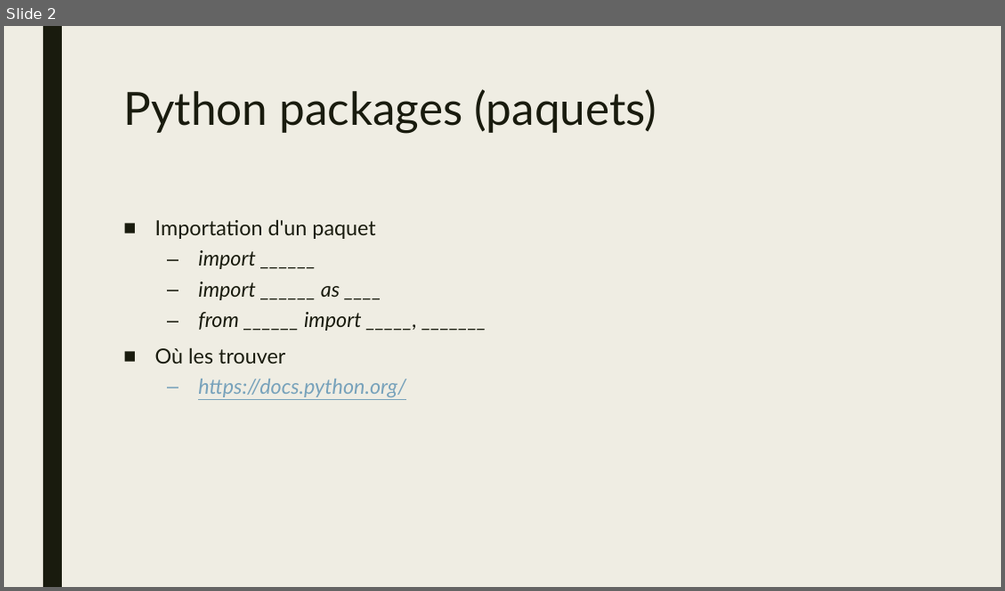
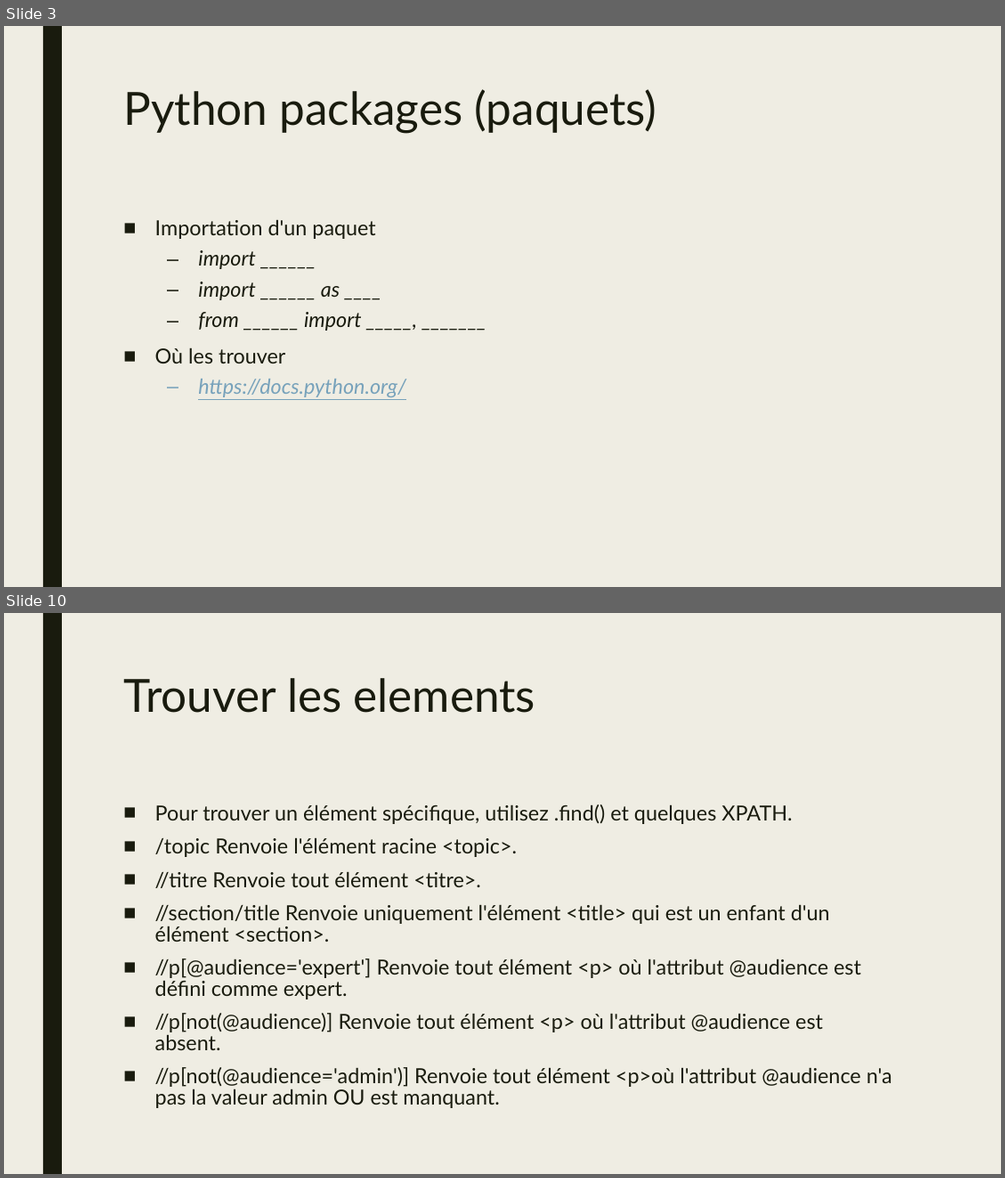
Before and after one commit to jamesgawley/xml, a slide deck: atelier_xml.pptx. Shown one above the other, each under a label of ours: slide 2 before the commit, slides 3 and 10 after it; the slides between them are not shown. The pictures are 1005x591 and 1005x1178 pixels, drawn with LibreOffice and Linux fonts; fonts in the diff are those of the drawing. Boxes give left, top, right and bottom in pixels: in the first picture for what was removed or moved away, otherwise in the second. Text is boxed around its words. In the diff, an @@ line names an element or a change of style, - is before the commit and + after.

Commit message:
Update pptx

```diff
--- a/atelier_xml.pptx
+++ b/atelier_xml.pptx
@@ slide 10 added at (4, 613, 1001, 1174), background #EFEDE3; not listed: 1 template element that a slide beside it also shows @@
@@ title added at (123, 678, 535, 713), 44 pt, text #191B0E @@
+Trouver les elements
@@ text added at (155, 804, 892, 1108), 20 pt, text #191B0E @@
+■ Pour trouver un élément spécifique, utilisez .find() et quelques XPATH.
+■ /topic Renvoie l'élément racine <topic>.
+■ //titre Renvoie tout élément <titre>.
+■ //section/title Renvoie uniquement l'élément <title> qui est un enfant d'un élément <section>.
+■ //p[@audience='expert'] Renvoie tout élément <p> où l'attribut @audience est défini comme expert.
+■ //p[not(@audience)] Renvoie tout élément <p> où l'attribut @audience est absent.
+■ //p[not(@audience='admin')] Renvoie tout élément <p>où l'attribut @audience n'a pas la valeur admin OU est manquant.
@@ what was slide 2 is now slide 3 @@
```
Also in this commit, not shown: 8 other slides added, 1 slide removed, 1 other file.
